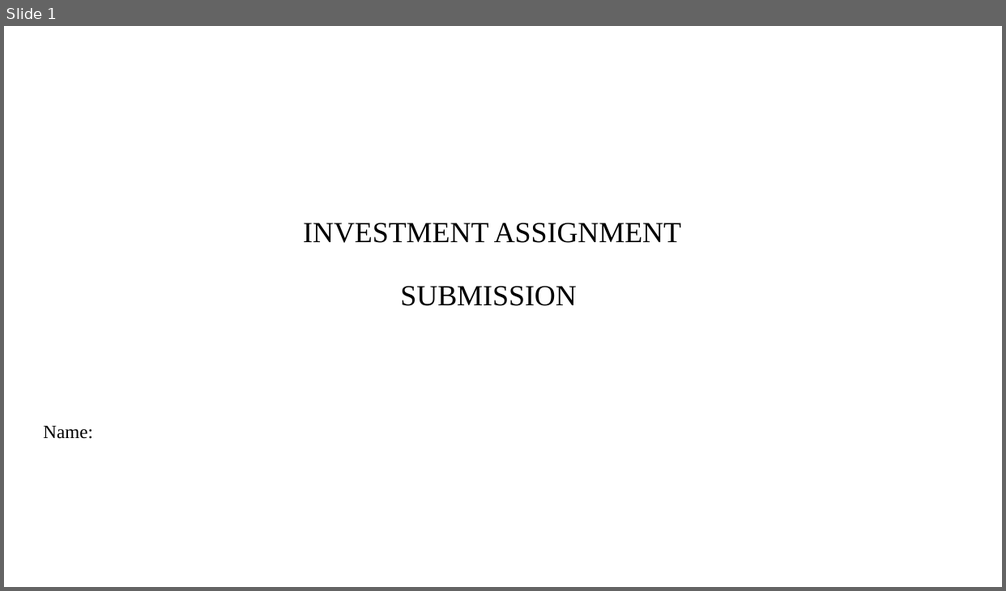
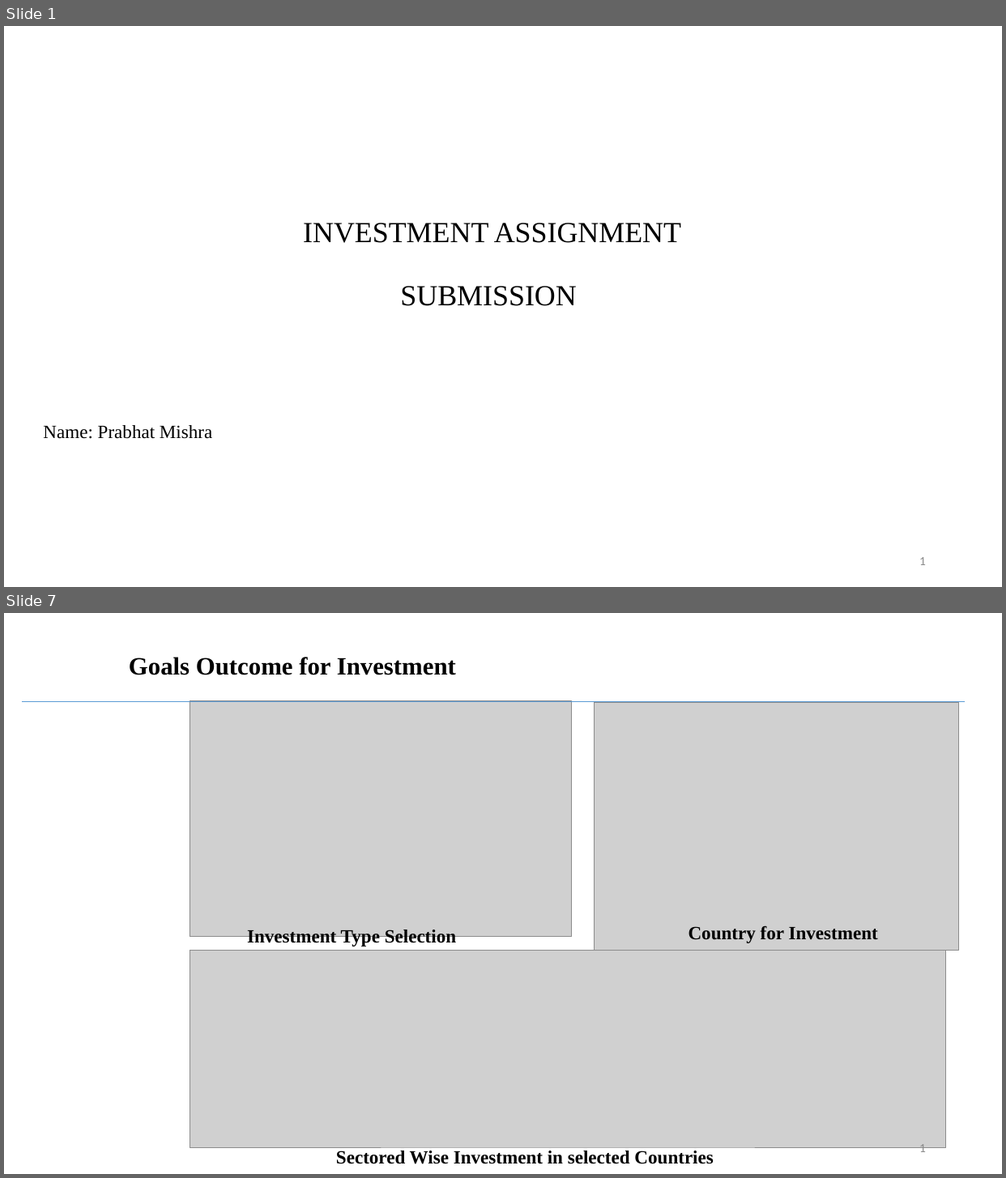
Before and after one commit to prabhatm0307/ai-ml, a slide deck: 2. Stats Essentials/2.Investment Assignment/INVEST.pptx. Shown one above the other, each under a label of ours: slide 1 before the commit, slides 1 and 7 after it; the slides between them are not shown. The pictures are 1006x591 and 1006x1178 pixels, drawn with LibreOffice and Linux fonts; fonts in the diff are those of the drawing; grey boxes stand for pictures; background and template pictures are left out. Boxes give left, top, right and bottom in pixels: in the first picture for what was removed or moved away, otherwise in the second. Text is boxed around its words. In the diff, an @@ line names an element or a change of style, - is before the commit and + after.

```diff
--- a/2. Stats Essentials/2.Investment Assignment/INVEST.pptx
+++ b/2. Stats Essentials/2.Investment Assignment/INVEST.pptx
@@ slide 7 added at (4,613,1002,1174), background #FFFFFF @@
@@ text added at (129,657,456,675), 24 pt, text #000000, bold @@
+Goals Outcome for Investment
@@ line added from (22, 702) to (965, 702), #5B9BD5 0.5 pt @@
@@ picture added at (189,701,572,937) @@
@@ picture added at (594,703,958,951) @@
@@ text added at (688,926,878,943), 18 pt, text #000000, bold @@
+Country for Investment
@@ picture added at (189,951,947,1148) @@
@@ text added at (247,930,456,948), 18 pt, text #000000, bold @@
+Investment Type Selection
@@ text added at (919,1144,926,1157), 12 pt, text #8C8C8C @@
+1
@@ title added at (336,1151,713,1165), 18 pt, text #000000, bold @@
+Sectored Wise Investment in selected Countries
@@ slide 1 changed as well @@
@@ subtitle at (43,425,212,439): text changed @@
-Name:
+Name: Prabhat Mishra
@@ page number added at (919,557,926,565), 12 pt, text #8C8C8C @@
+1
```
Also in this commit, not shown: 6 other slides added, 9 slides removed, 6 other files.
